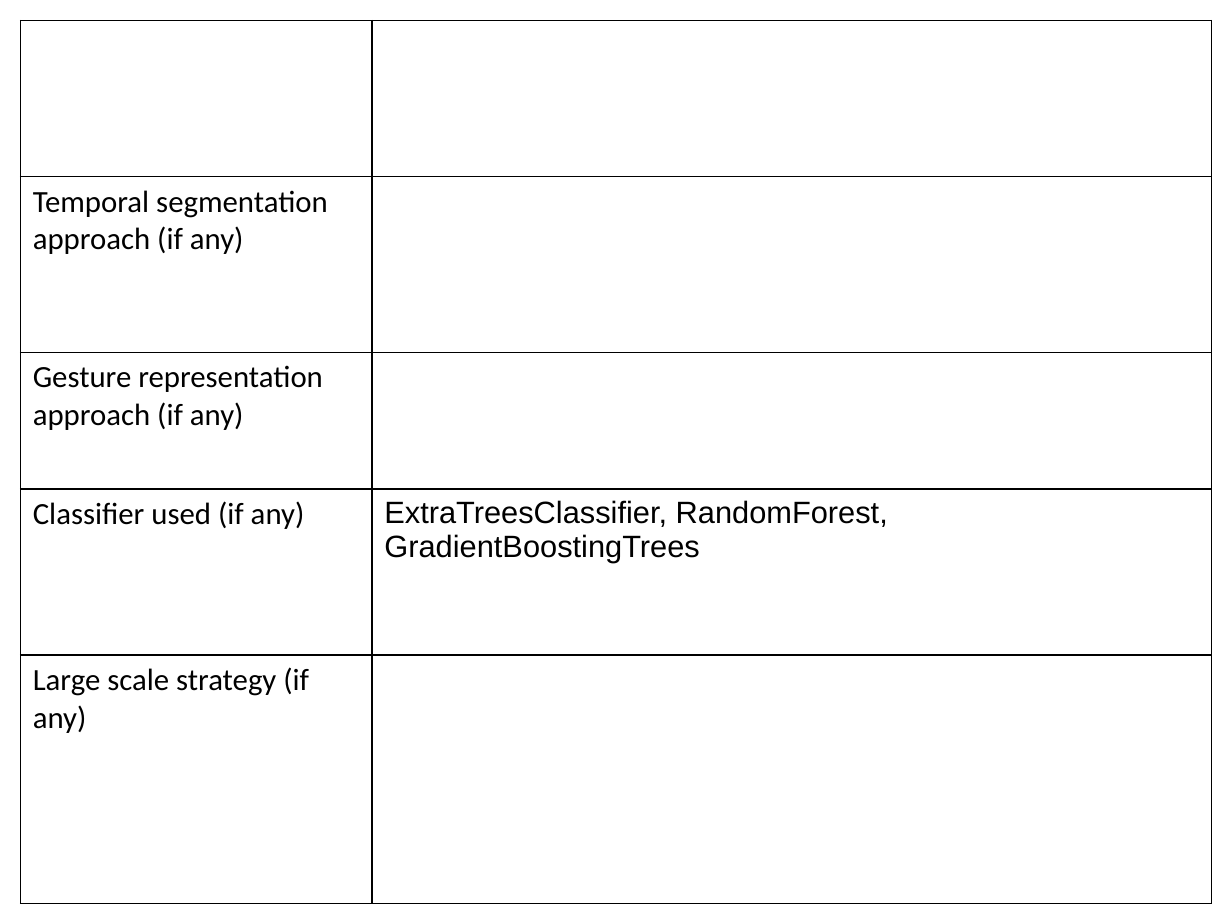
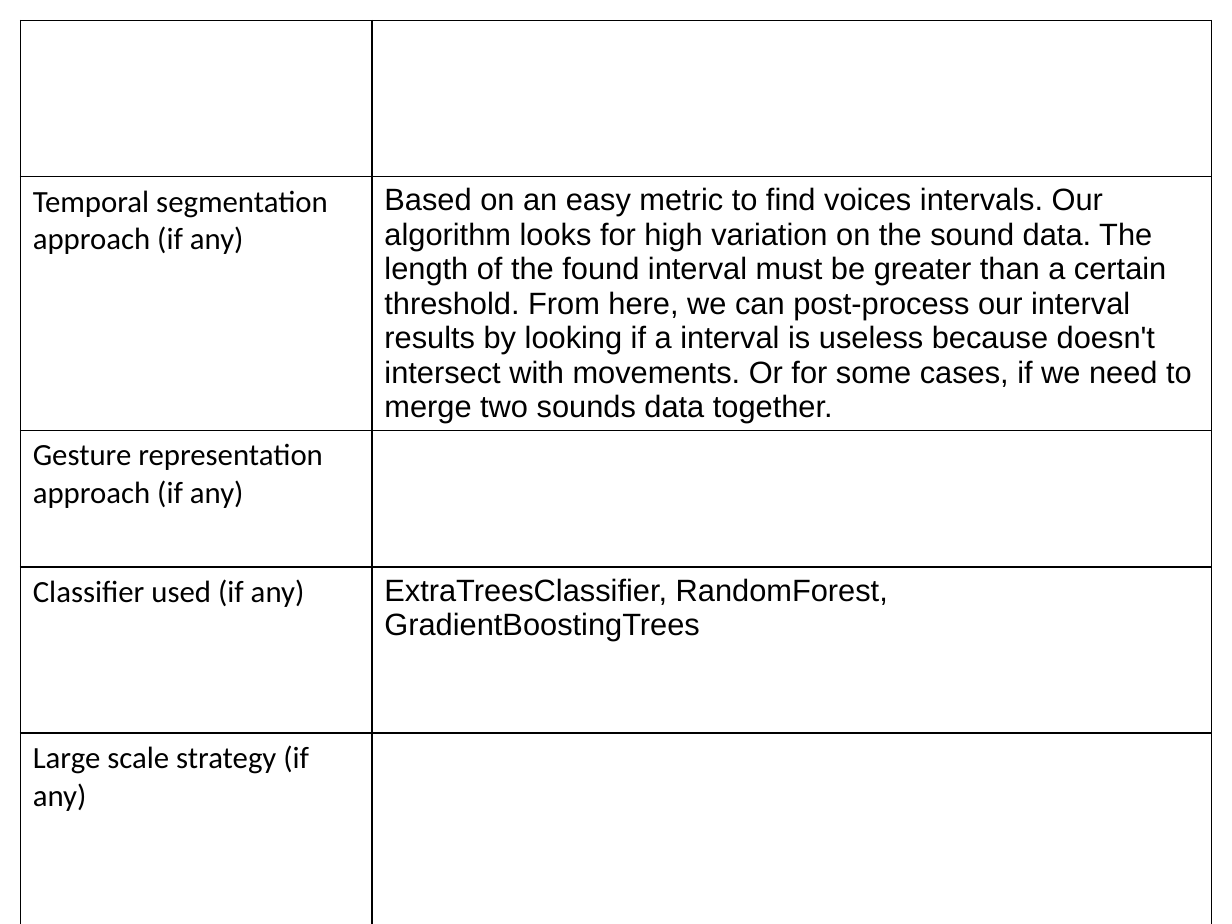
Before and after one commit to thierry-silbermann/MultiModalGestureRecognition, a slide deck: slide 4 of Fact sheet ChaLearn Multimodal Gesture Recognition.pptx. Drawn at 1232x924 pixels with LibreOffice and Linux fonts; fonts in the diff are those of the drawing. Boxes give left, top, right and bottom in pixels: in the first picture for what was removed or moved away, otherwise in the second. Text is boxed around its words. In the diff, an @@ line names an element or a change of style, - is before the commit and + after.

```diff
--- a/Fact sheet ChaLearn Multimodal Gesture Recognition.pptx
+++ b/Fact sheet ChaLearn Multimodal Gesture Recognition.pptx
@@ table at [21,21,1211,904] @@
-row 2, column 2: 
+row 2, column 2: Based on an easy metric to find voices intervals. Our algorithm looks for high variation on the sound data. The length of the found interval must be greater than a certain threshold. From here, we can post-process our interval results by looking if a interval is useless because doesn't intersect with movements. Or for some cases, if we need to merge two sounds data together.
```
Also in this commit, not shown: 3 other slides changed.
